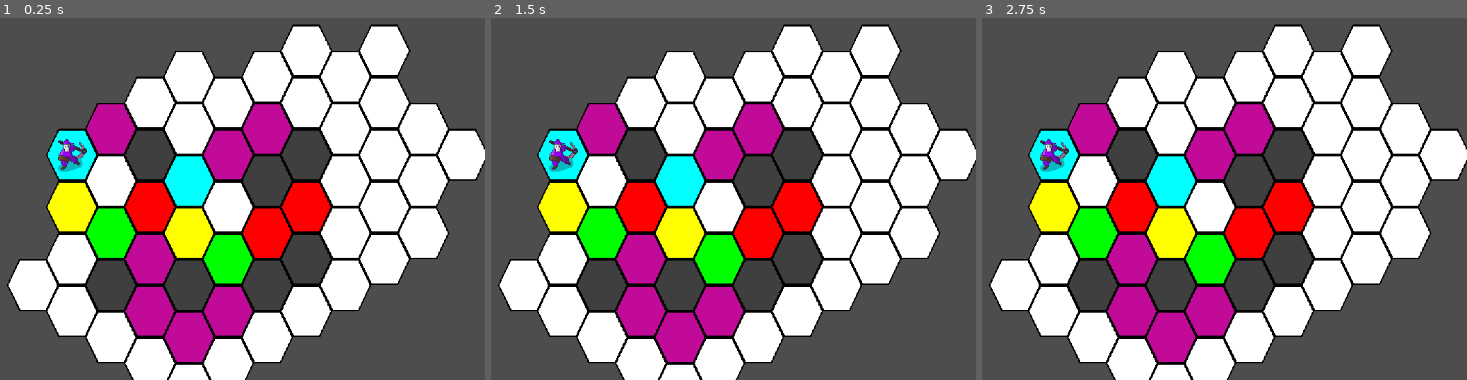
Above: before the commit, frames 1-3 (left to right).
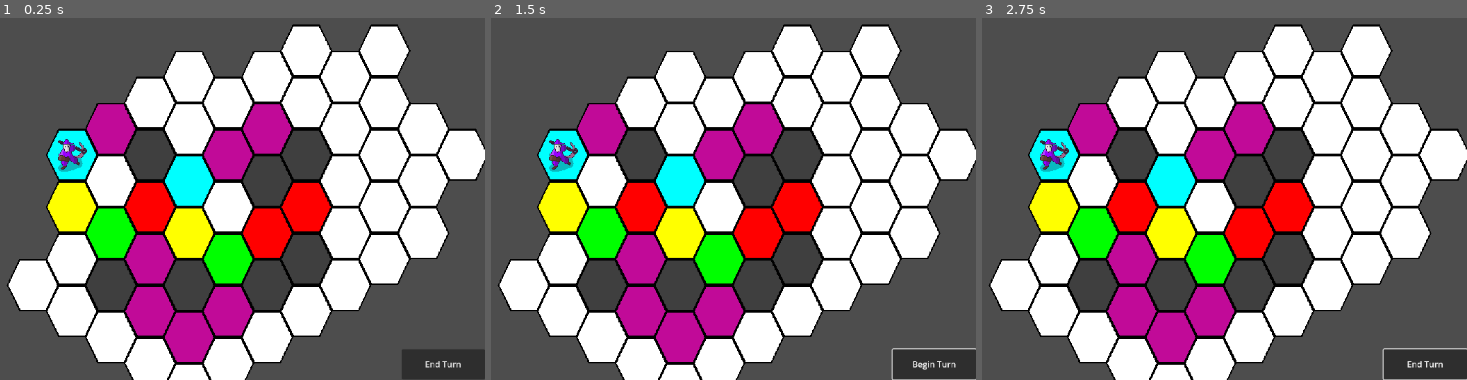
Above: after the commit, the same moments.

Repository: collin-wright1/pizza-jam
Game: Godot game, scene res://scenes/test_area.tscn
The game is run twice, just before and just after one commit, with the same random seed, the same clock (stepped at 60 frames per second) and the same inputs.
Inputs (mouse positions are in pixels of both pictures, inside the frame that each line leads up to):
- Up to frame 1 (0.25 s): no input
- Up to frame 2 (1.5 s): click (932, 365) at 0.5 s, where only the run after the commit has a clickable "End Turn"; tap Enter (ui_accept) at 1.25 s; move the mouse to (752, 133) at 1.27 s; hold Right (rotate_right) from 1.28 s (still down); click (752, 133) at 1.42 s
- Up to frame 3 (2.75 s): tap Enter (ui_accept) at 1.52, 2, 2.27 s; move the mouse to (outside the picture) at 2.02 s; release Right (rotate_right) at 2.03 s; hold Left (rotate_left) from 2.03 s (still down)

The runs differ from the first frame. In frame 1, 1.3% of the frame differs, in the area x 82-100%, y 91-100%; in frame 2, 1.5%; in frame 3, 1.5%.
Error in both runs: Invalid access to property or key '0' on a base object of type 'Nil'. (res://scripts/test_area.gd:227)

Commit message:
Started State Control

Diff:
--- a/scenes/test_area.tscn
+++ b/scenes/test_area.tscn
@@ -1,10 +1,14 @@
-[gd_scene load_steps=18 format=4 uid="uid://b72wqoj6jd72s"]
+[gd_scene load_steps=22 format=4 uid="uid://b72wqoj6jd72s"]
 
 [ext_resource type="Script" path="res://scripts/test_area.gd" id="1_ksqw7"]
 [ext_resource type="Texture2D" uid="uid://cd12eydfhe43q" path="res://sprites/tilemap.png" id="2_o6lid"]
 [ext_resource type="Texture2D" uid="uid://dluke1tljdocb" path="res://sprites/hexagon.png" id="3_wplyi"]
 [ext_resource type="Texture2D" uid="uid://dtqovca3rbpnw" path="res://sprites/mousemagewip.png" id="4_16s7s"]
 [ext_resource type="Script" path="res://scripts/visualmap.gd" id="5_ly1wp"]
+[ext_resource type="Script" path="res://scripts/states/state_machine.gd" id="6_1ewx1"]
+[ext_resource type="Script" path="res://scripts/end_turn_button.gd" id="7_6wc73"]
+[ext_resource type="Script" path="res://scripts/states/player_turn.gd" id="7_i7f5i"]
+[ext_resource type="Script" path="res://scripts/states/ai_turn.gd" id="8_p8aru"]
 
 [sub_resource type="TileSetAtlasSource" id="TileSetAtlasSource_4wao0"]
 texture = ExtResource("2_o6lid")
@@ -265,5 +269,27 @@
 position = Vector2(-64.585, -50)
 texture = ExtResource("4_16s7s")
 
+[node name="StateMachine" type="Node2D" parent="." node_paths=PackedStringArray("initial_state")]
+script = ExtResource("6_1ewx1")
+initial_state = NodePath("player_turn")
+
+[node name="player_turn" type="Node2D" parent="StateMachine"]
+script = ExtResource("7_i7f5i")
+
+[node name="ai_turn" type="Node2D" parent="StateMachine"]
+script = ExtResource("8_p8aru")
+
+[node name="Button" type="Button" parent="." node_paths=PackedStringArray("game_state")]
+offset_left = 608.0
+offset_top = 373.0
+offset_right = 768.0
+offset_bottom = 431.0
+text = "End Turn"
+script = ExtResource("7_6wc73")
+game_state = NodePath("../StateMachine")
+
 [connection signal="input_event" from="Visualmap/StaticBody2D" to="." method="_on_static_body_2d_input_event"]
 [connection signal="input_event" from="Visualmap/StaticBody2D" to="Visualmap" method="_on_static_body_2d_input_event"]
+[connection signal="pressed" from="Button" to="StateMachine" method="_on_button_pressed"]
+[connection signal="pressed" from="Button" to="StateMachine/player_turn" method="_on_button_pressed"]
+[connection signal="pressed" from="Button" to="StateMachine/ai_turn" method="_on_button_pressed"]
--- /dev/null
+++ b/scripts/end_turn_button.gd
@@ -0,0 +1,10 @@
+extends Button
+
+@export var game_state : Node
+
+func _pressed():
+	print("pressed")
+	if(Global.game_state.name.to_lower() == "ai_turn"):
+		text = "Begin Turn"
+	else:
+		text = "End Turn"
--- a/scripts/global.gd
+++ b/scripts/global.gd
@@ -4,3 +4,5 @@
 
 
 var characters = []
+
+var game_state: State
--- /dev/null
+++ b/scripts/states/ai_turn.gd
@@ -0,0 +1,21 @@
+extends State
+
+#var game_variables: var
+var offset: bool = false
+
+func Enter():
+	pass
+
+func Update(delta):
+	pass
+
+func Exit():
+	pass
+
+func _on_button_pressed() -> void:
+	if(Global.game_state.name.to_lower() == "ai_turn"):
+		if(offset):
+			Transitioned.emit(self, "player_turn")
+			offset = false
+		else:
+			offset = true
--- /dev/null
+++ b/scripts/states/player_turn.gd
@@ -0,0 +1,17 @@
+extends State
+
+#var game_variables: var
+@export var end_turn_button : Button
+
+func Enter():
+	pass
+
+func Update(delta):
+	pass
+
+func Exit():
+	pass
+
+func _on_button_pressed() -> void:
+	if(Global.game_state.name.to_lower() == "player_turn"):
+		Transitioned.emit(self, "ai_turn")
--- /dev/null
+++ b/scripts/states/state.gd
@@ -0,0 +1,13 @@
+extends Node
+class_name State
+
+signal Transitioned
+
+func Enter():
+	pass
+
+func Exit():
+	pass
+
+func Update(delta):
+	pass
--- /dev/null
+++ b/scripts/states/state_machine.gd
@@ -0,0 +1,40 @@
+extends Node2D
+
+@export var initial_state : State
+
+var current_state : State
+var states :Dictionary = {}
+
+func _ready():
+	for child in get_children():
+		if child is State:
+			states[child.name.to_lower()] = child
+			child.Transitioned.connect(on_child_transitioned)
+
+	if initial_state:
+		initial_state.Enter()
+		current_state = initial_state
+		Global.game_state = initial_state
+
+func _process(delta):
+	if current_state:
+		current_state.Update(delta)
+
+func on_child_transitioned(state, new_state_name):
+
+	if state != current_state:
+		return
+
+	var new_state = states.get(new_state_name.to_lower())
+	if !new_state:
+		return
+
+	if current_state:
+		current_state.Exit()
+
+	new_state.Enter()
+
+	current_state = new_state
+
+	Global.game_state = new_state
+	print("Transitioned to ", Global.game_state.name)
